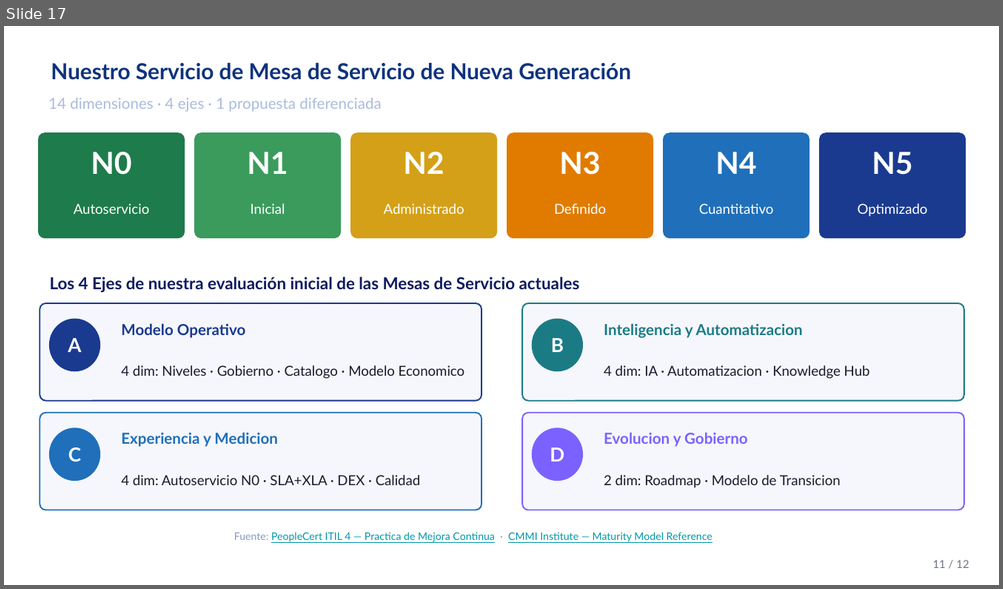
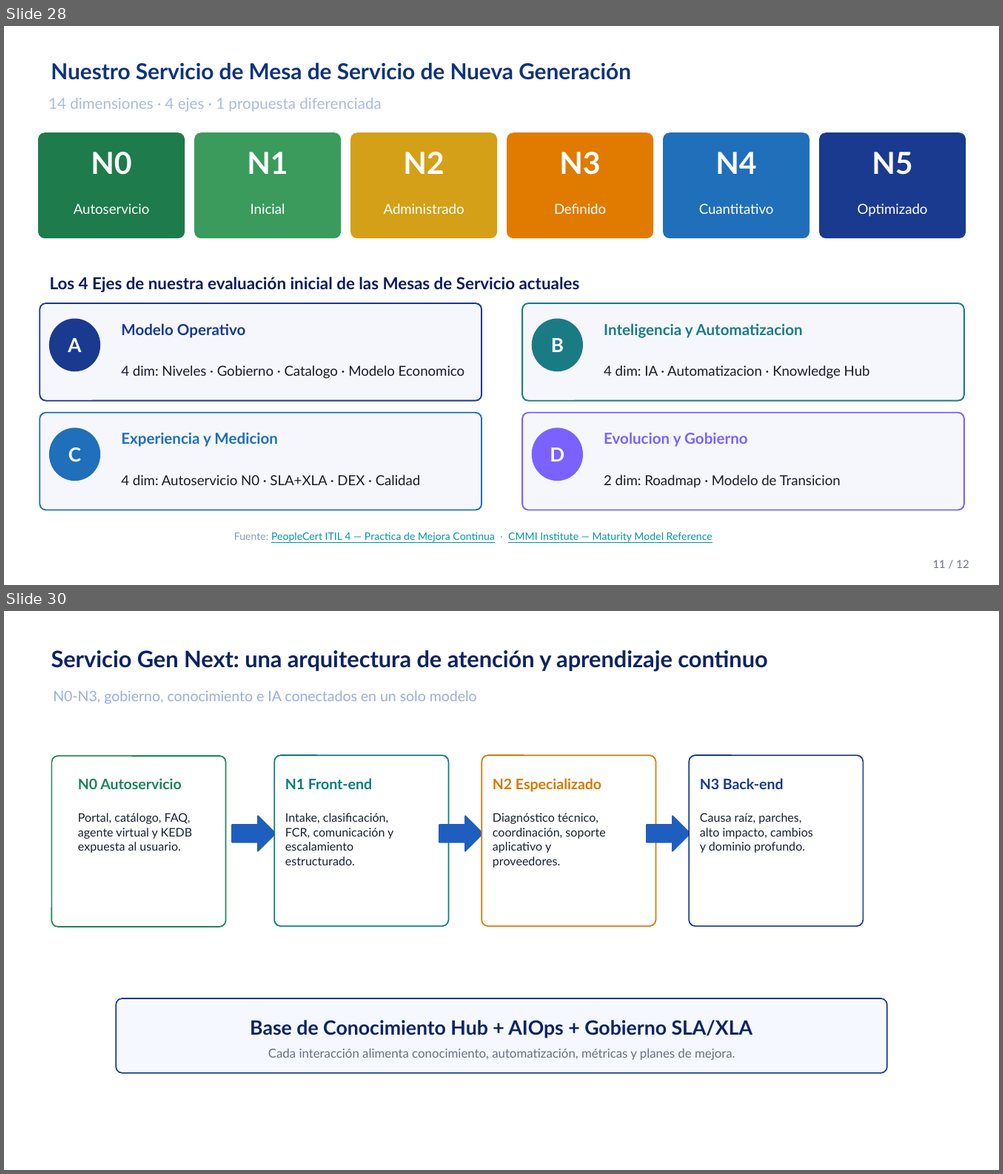
Before and after one commit to nataliazarthapersonalsoft/mesadeservicio-modernizacionaplicaciones, a slide deck: 01-Ideacion/01-benchmarking/Benchmarking Mesa de Servicio.pptx. Shown one above the other, each under a label of ours: slide 17 before the commit, slides 28 and 30 after it; the slides between them are not shown. The pictures are 1003x589 and 1003x1174 pixels, drawn with LibreOffice and Linux fonts; fonts in the diff are those of the drawing; background and template pictures are left out. Boxes give left, top, right and bottom in pixels: in the first picture for what was removed or moved away, otherwise in the second. Text is boxed around its words. In the diff, an @@ line names an element or a change of style, - is before the commit and + after.

```diff
--- a/01-Ideacion/01-benchmarking/Benchmarking Mesa de Servicio.pptx
+++ b/01-Ideacion/01-benchmarking/Benchmarking Mesa de Servicio.pptx
@@ slide 30 added at [4, 611, 999, 1170], background #FFFFFF @@
@@ text added at [51, 650, 767, 672], 16.5 pt, text #0C2362, bold @@
+Servicio Gen Next: una arquitectura de atención y aprendizaje continuo
@@ text added at [53, 690, 477, 704], 10.5 pt, text #9AAEE0 @@
+N0-N3, gobierno, conocimiento e IA conectados en un solo modelo
@@ rounded rectangle added at [52, 756, 226, 927], fill #FFFFFF, outline #20835A 0.9 pt @@
@@ rounded rectangle added at [275, 755, 449, 926], fill #FFFFFF, outline #087B83 0.9 pt @@
@@ rounded rectangle added at [481, 755, 655, 926], fill #FFFFFF, outline #D47A00 0.9 pt @@
@@ rounded rectangle added at [688, 755, 862, 926], fill #FFFFFF, outline #163B8C 0.9 pt @@
@@ text added at [78, 778, 182, 789], 10.5 pt, text #20835A, bold @@
+N0 Autoservicio
@@ text added at [285, 778, 372, 789], 10.5 pt, text #087B83, bold @@
+N1 Front-end
@@ text added at [492, 778, 601, 792], 10.5 pt, text #D47A00, bold @@
+N2 Especializado
@@ text added at [700, 778, 783, 789], 10.5 pt, text #163B8C, bold @@
+N3 Back-end
@@ text added at [78, 813, 193, 853], 8.6 pt, text #172033 @@
+Portal, catálogo, FAQ, agente virtual y KEDB expuesta al usuario.
@@ right arrow added at [232, 816, 276, 851], fill #1E5EBE, outline #1E5EBE 0.9 pt @@
@@ text added at [285, 813, 393, 866], 8.6 pt, text #172033 @@
+Intake, clasificación, FCR, comunicación y escalamiento estructurado.
@@ right arrow added at [440, 816, 484, 851], fill #1E5EBE, outline #1E5EBE 0.9 pt @@
@@ text added at [492, 813, 605, 868], 8.6 pt, text #172033 @@
+Diagnóstico técnico, coordinación, soporte aplicativo y proveedores.
@@ right arrow added at [646, 816, 690, 851], fill #1E5EBE, outline #1E5EBE 0.9 pt @@
@@ text added at [700, 813, 813, 853], 8.6 pt, text #172033 @@
+Causa raíz, parches, alto impacto, cambios y dominio profundo.
@@ rounded rectangle added at [116, 999, 886, 1073], fill #F5F8FF, outline #163B8C 0.9 pt @@
@@ text added at [250, 1020, 753, 1039], 14.2 pt, text #0C2362, bold @@
+Base de Conocimiento Hub + AIOps + Gobierno SLA/XLA
@@ text added at [268, 1048, 735, 1060], 9 pt, text #667085 @@
+Cada interacción alimenta conocimiento, automatización, métricas y planes de mejora.
@@ what was slide 17 is now slide 28 @@
```
Also in this commit, not shown: 14 slides changed, 19 other slides added, 1 slide removed, 10 other files.
